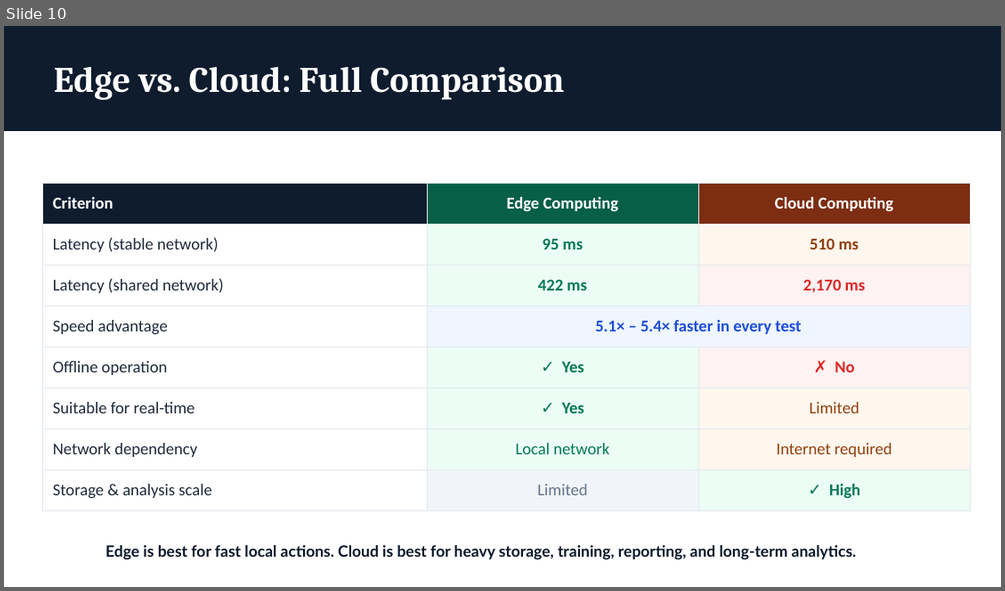
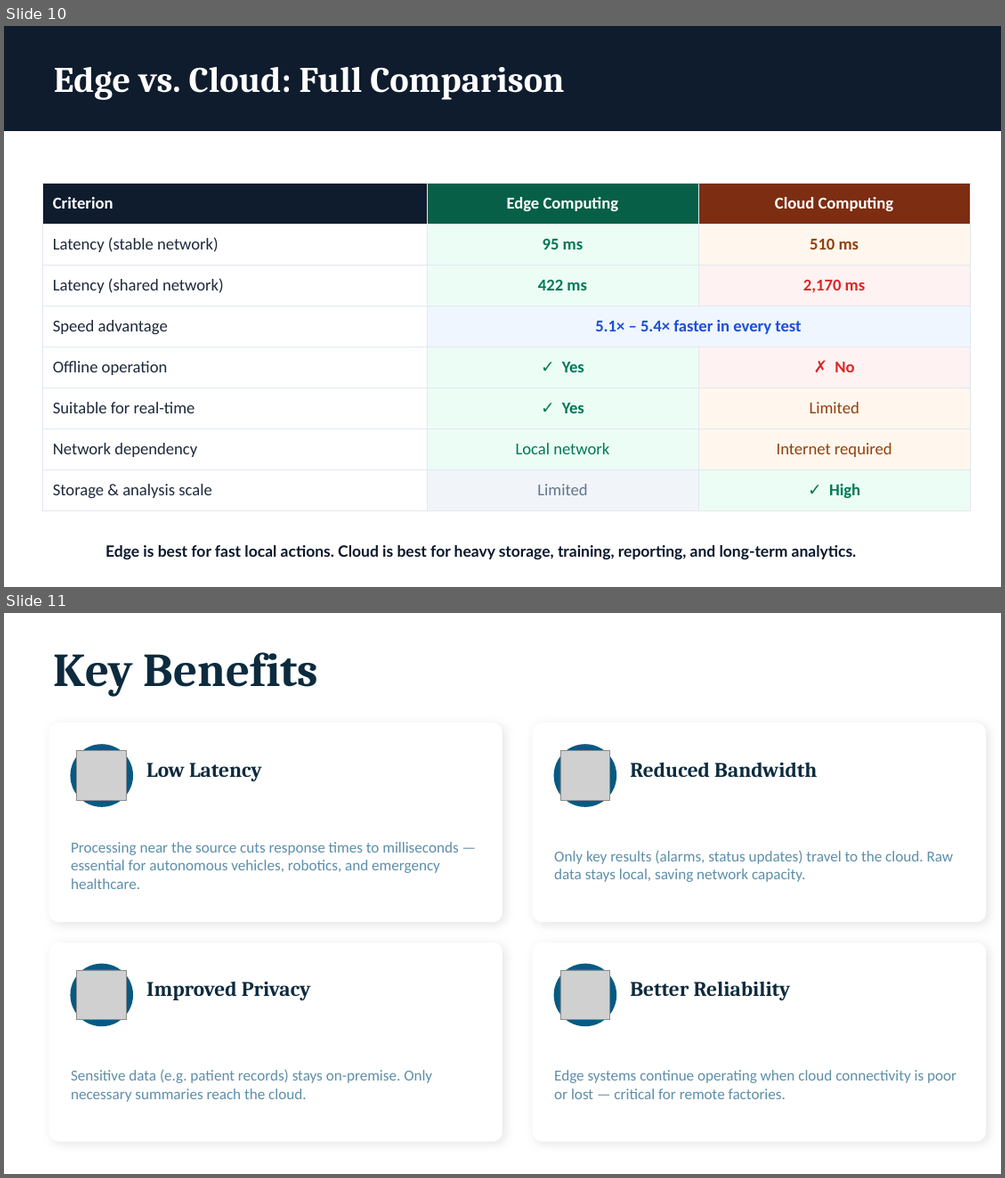
Before and after one commit to sohan2961/SS2026_ICS_Team_A5, a slide deck: Presentation/Edge_Computing_in_Industrial_Communication.pptx. Shown one above the other, each under a label of ours: slide 10 before the commit, slides 10 and 11 after it. The pictures are 1005x591 and 1005x1178 pixels, drawn with LibreOffice and Linux fonts; fonts in the diff are those of the drawing; grey boxes stand for pictures. Boxes give left, top, right and bottom in pixels: in the first picture for what was removed or moved away, otherwise in the second. Text is boxed around its words. In the diff, an @@ line names an element or a change of style, - is before the commit and + after.

```diff
--- a/Presentation/Edge_Computing_in_Industrial_Communication.pptx
+++ b/Presentation/Edge_Computing_in_Industrial_Communication.pptx
@@ slide 11 added at (4,613,1001,1174), background #FFFFFF @@
@@ text added at (54,652,319,697), 45.3 pt, text #0D2B3E, bold @@
+Key Benefits
@@ rounded rectangle added at (48,723,502,923), fill #FFFFFF @@
@@ ellipse added at (71,745,133,807), fill #065A82, outline #065A82 1 pt @@
@@ rounded rectangle added at (533,723,987,923), fill #FFFFFF @@
@@ ellipse added at (554,745,616,807), fill #065A82, outline #065A82 1 pt @@
@@ picture added at (77,751,127,801) @@
@@ text added at (146,763,262,781), 20 pt, text #0D2B3E, bold @@
+Low Latency
@@ picture added at (560,751,610,801) @@
@@ text added at (630,762,817,777), 20 pt, text #0D2B3E, bold @@
+Reduced Bandwidth
@@ text added at (71,842,458,889), 14.7 pt, text #5E8FAA @@
+Processing near the source cuts response times to milliseconds — essential for autonomous vehicles, robotics, and emergency healthcare.
@@ text added at (554,850,954,882), 14.7 pt, text #5E8FAA @@
+Only key results (alarms, status updates) travel to the cloud. Raw data stays local, saving network capacity.
@@ rounded rectangle added at (48,942,502,1142), fill #FFFFFF @@
@@ rounded rectangle added at (533,942,987,1142), fill #FFFFFF @@
@@ ellipse added at (71,964,133,1026), fill #065A82, outline #065A82 1 pt @@
@@ picture added at (77,970,127,1020) @@
@@ text added at (146,981,311,1000), 20 pt, text #0D2B3E, bold @@
+Improved Privacy
@@ ellipse added at (554,964,616,1026), fill #065A82, outline #065A82 1 pt @@
@@ picture added at (560,970,610,1020) @@
@@ text added at (630,981,791,1000), 20 pt, text #0D2B3E, bold @@
+Better Reliability
@@ text added at (71,1069,432,1102), 14.7 pt, text #5E8FAA @@
+Sensitive data (e.g. patient records) stays on-premise. Only necessary summaries reach the cloud.
@@ text added at (554,1070,956,1099), 14.7 pt, text #5E8FAA @@
+Edge systems continue operating when cloud connectivity is poor or lost — critical for remote factories.
```
Also in this commit, not shown: 2 other slides added.
